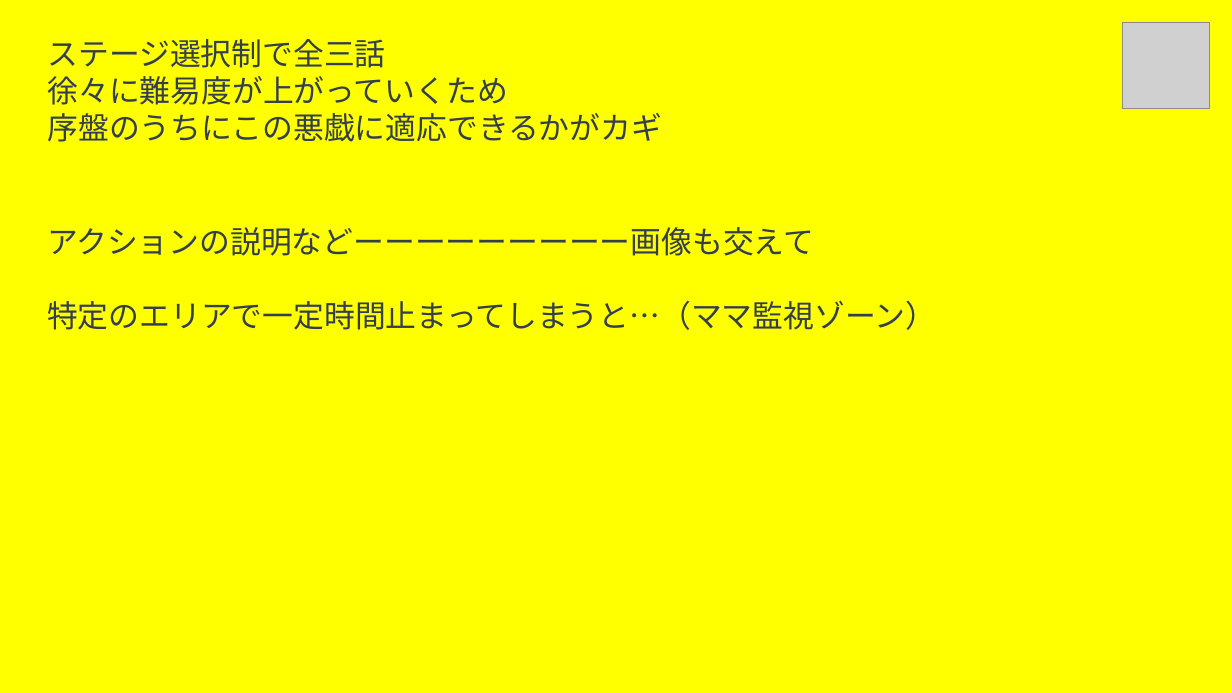
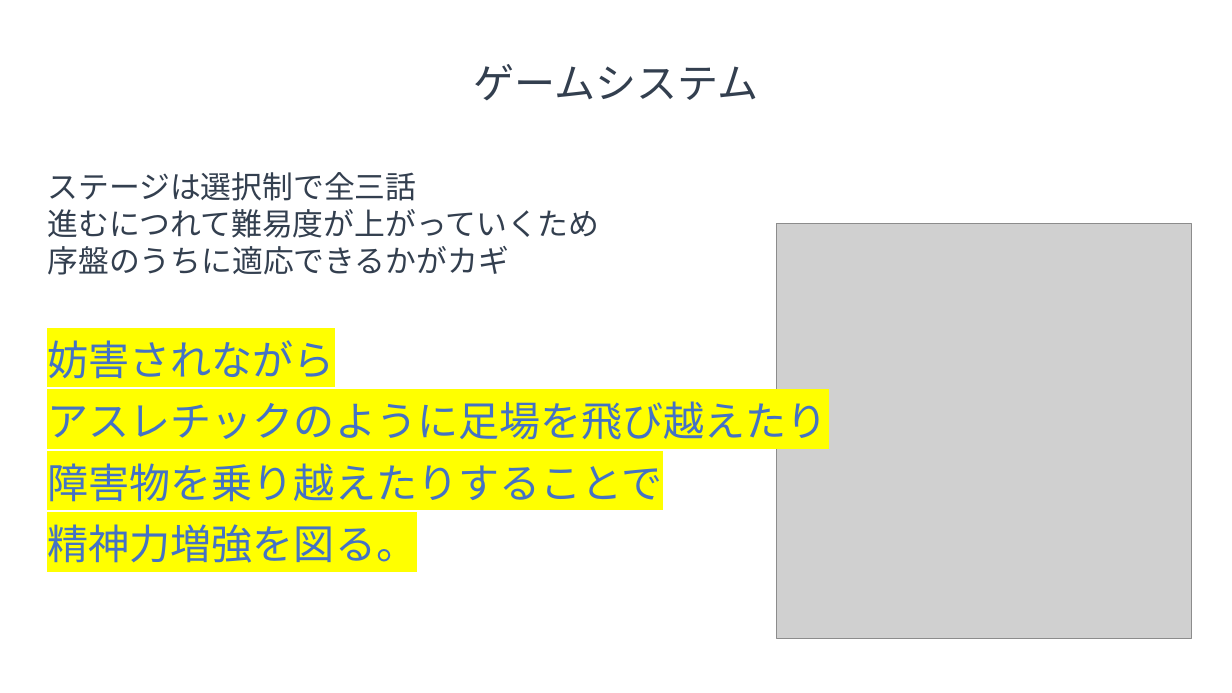
Before and after one commit to trr-n/taxmc-neo, a slide deck: slide 4 of kikaku/potato_kikakusho.pptx (slide 3 before the commit). Drawn at 1232x693 pixels with LibreOffice and Linux fonts; fonts in the diff are those of the drawing; grey boxes stand for pictures. Boxes give left, top, right and bottom in pixels: in the first picture for what was removed or moved away, otherwise in the second. Text is boxed around its words. In the diff, an @@ line names an element or a change of style, - is before the commit and + after.

```diff
--- a/kikaku/potato_kikakusho.pptx
+++ b/kikaku/potato_kikakusho.pptx
@@ background #FFFF00 to #FFFFFF @@
@@ text added at <box>473,64,758,100</box>, 32 pt, text #333F50 @@
+ゲームシステム
@@ text at <box>47,172,828,563</box>: text changed; size 24 to 32 pt; text colour #333F50 to #4472C4 @@
-ステージ選択制で全三話
-徐々に難易度が上がっていくため
-序盤のうちにこの悪戯に適応できるかがカギ
+ステージは選択制で全三話
+進むにつれて難易度が上がっていくため
+序盤のうちに適応できるかがカギ
+妨害されながら
+アスレチックのように足場を飛び越えたり
+障害物を乗り越えたりすることで
+精神力増強を図る。
@@ text removed at <box>47,227,936,330</box> @@
-アクションの説明などーーーーーーーーー画像も交えて
-特定のエリアで一定時間止まってしまうと…（ママ監視ゾーン）
@@ picture: place and size @@
-picture at <box>1123,22,1210,109</box>
+picture at <box>776,223,1191,638</box>
```
Also in this commit, not shown: 1 other slide changed, 2 slides added, 21 other files.
